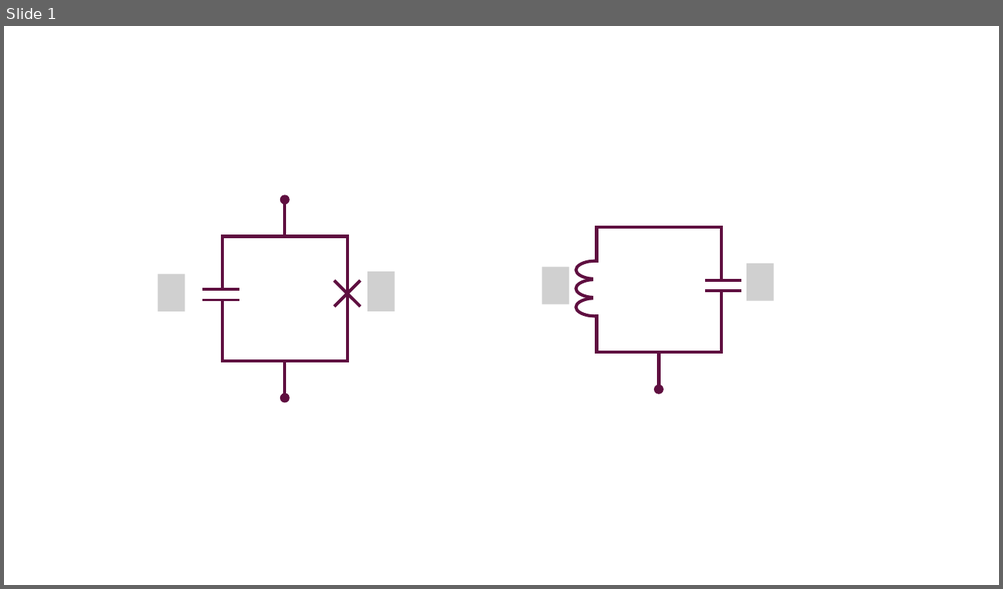
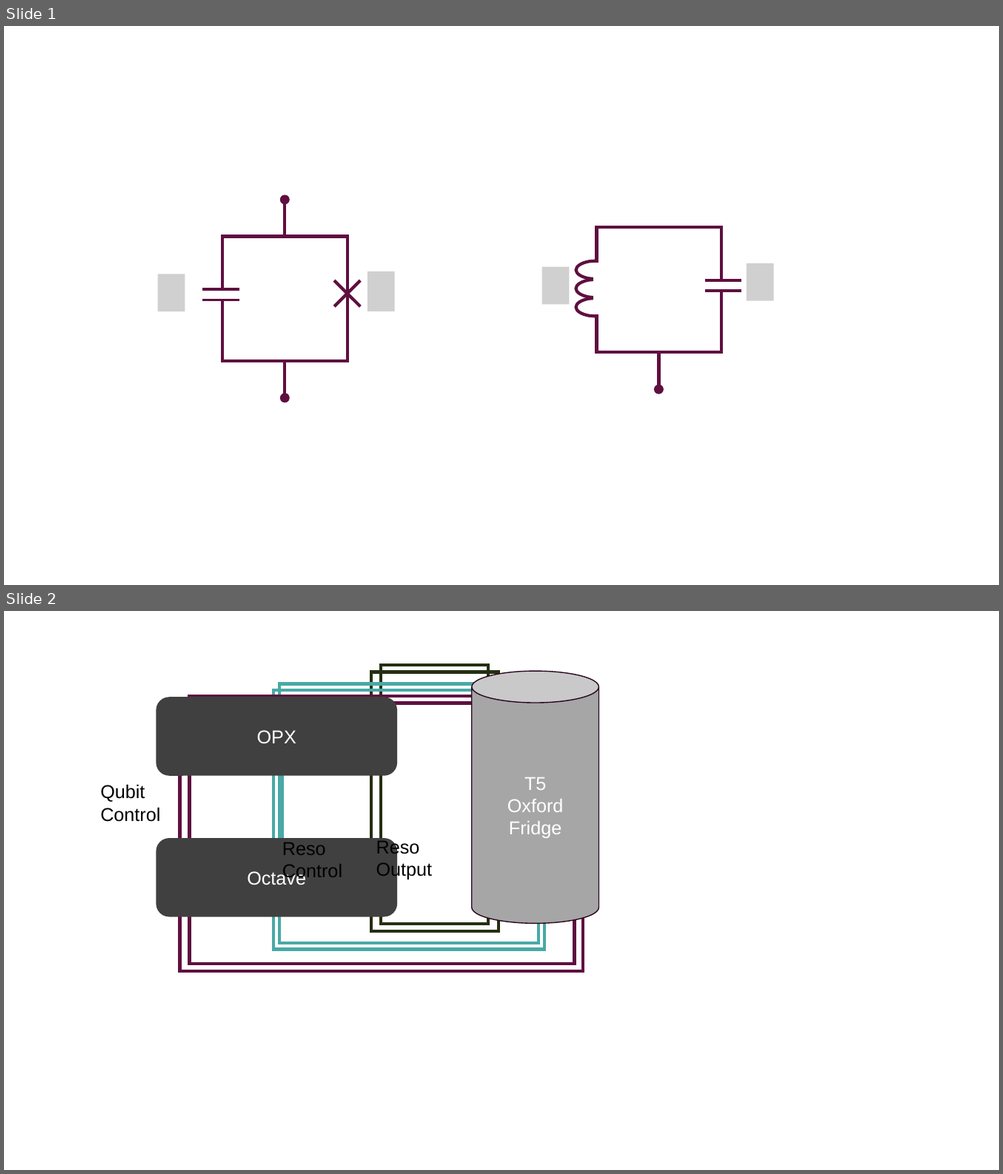
Before and after one commit to JohannSeverin/Master_Thesis, a slide deck: Figs/circuit_diagrams.pptx. Shown one above the other, each under a label of ours: slide 1 before the commit, slides 1 and 2 after it. The pictures are 1003x589 and 1003x1174 pixels, drawn with LibreOffice and Linux fonts; fonts in the diff are those of the drawing; grey boxes stand for pictures. Boxes give left, top, right and bottom in pixels: in the first picture for what was removed or moved away, otherwise in the second. Text is boxed around its words. In the diff, an @@ line names an element or a change of style, - is before the commit and + after.

```diff
--- a/Figs/circuit_diagrams.pptx
+++ b/Figs/circuit_diagrams.pptx
@@ slide 2 added at (4,611,999,1170), background #FFFFFF @@
@@ rectangle added at (371,672,498,932), outline #243010 3 pt @@
@@ rectangle added at (381,666,488,925), outline #243010 3 pt @@
@@ cylinder added at (472,671,599,923), fill #A6A6A6, outline #2A071C 1 pt, 18 pt, text #FFFFFF @@
+T5
+Oxford Fridge
@@ rounded rectangle added at (156,697,397,776), fill #404040, 18 pt, text #FFFFFF @@
+OPX
@@ rectangle added at (190,696,575,964), outline #5F0F40 3 pt @@
@@ rectangle added at (273,690,544,950), outline #48A9A6 3 pt @@
@@ rectangle added at (279,684,538,944), outline #48A9A6 3 pt @@
@@ rectangle added at (180,703,583,971), outline #5F0F40 3 pt @@
@@ line added from (180, 756) to (180, 850), #5F0F40 3 pt @@
@@ line added from (189, 756) to (189, 850), #5F0F40 3 pt @@
@@ line added from (273, 760) to (273, 854), #48A9A6 3 pt @@
@@ line added from (282, 760) to (282, 854), #48A9A6 3 pt @@
@@ line added from (371, 758) to (371, 852), #243010 3 pt @@
@@ line added from (381, 758) to (381, 852), #243010 3 pt @@
@@ text added at (100,784,160,822), 18 pt, text #000000 @@
+Qubit
+Control
@@ rounded rectangle added at (156,839,397,917), fill #404040, 18 pt, text #FFFFFF @@
+Octave
@@ text added at (282,843,342,882), 18 pt, text #000000 @@
+Reso
+Control
@@ text added at (376,839,432,880), 18 pt, text #000000 @@
+Reso
+Output
```
Also in this commit, not shown: 4 other files.
